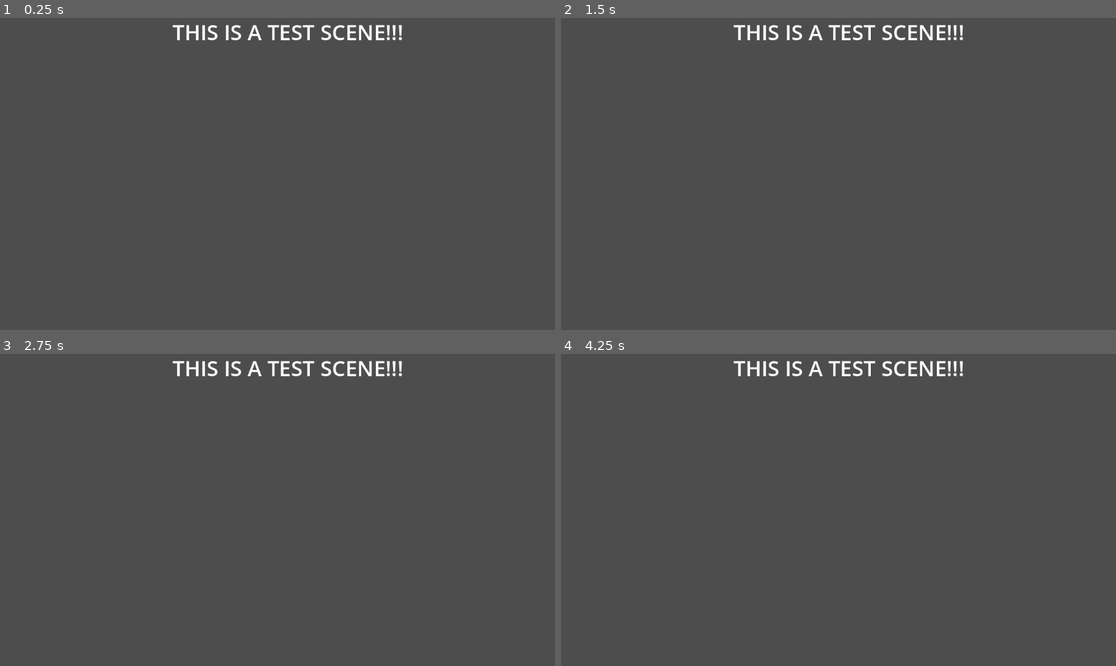
Above: before the commit, frames 1-4 (two rows, left to right).
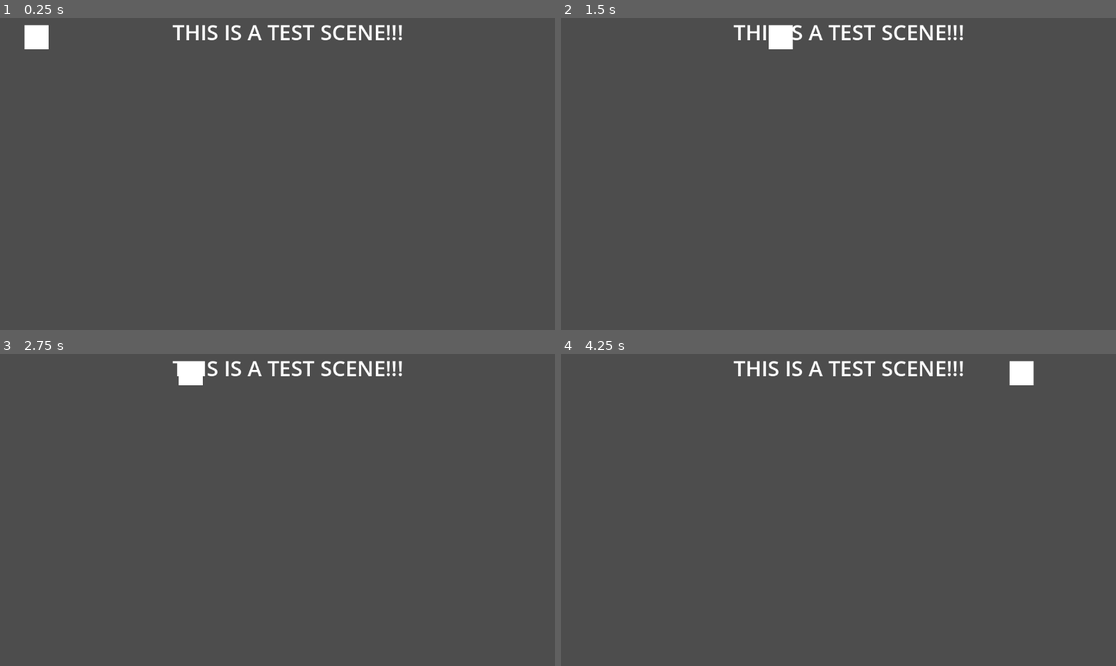
Above: after the commit, the same moments.

Repository: Thomson-Lam/LoJam24
Game: Godot game, scene res://Scenes/test_scene.tscn
Two runs of this game, one before a commit and one after it. Both use one fixed random seed, a clock stepped at 60 frames per second and the inputs below.
Inputs:
- Up to frame 1 (0.25 s): no input
- Up to frame 2 (1.5 s): tap Enter (ui_accept) at 0.5, 0.6, 0.77, 1.07, 1.35 s; hold Right (ui_right) from 0.53 s (still down)
- Up to frame 3 (2.75 s): tap Enter (ui_accept) at 1.52, 1.82, 2.1 s; release Right (ui_right) at 2.03 s; hold Left (ui_left) from 2.03 s (still down)
- Up to frame 4 (4.25 s): release Left (ui_left) at 2.78 s; hold Right (ui_right) from 2.78 s (still down); tap Enter (ui_accept) at 2.85, 3.02, 3.32, 3.6, 3.77, 4.07 s

The runs differ from the first frame. In frame 1, 0.3% of the frame differs, in the area x 4-9%, y 2-11%; in frame 2, 0.3%; in frame 3, 0.3%; in frame 4, 0.4%, in the area x 80-86%, y 2-11%.

Commit message:
Basic Player Movement

Diff:
--- a/LoJam24Game/Scenes/test_scene.tscn
+++ b/LoJam24Game/Scenes/test_scene.tscn
@@ -1,4 +1,10 @@
-[gd_scene format=3 uid="uid://dwtao6k1jgatp"]
+[gd_scene load_steps=4 format=3 uid="uid://dwtao6k1jgatp"]
+
+[ext_resource type="Script" path="res://Scripts/PlayerMovement.gd" id="1_ewv3d"]
+[ext_resource type="Texture2D" uid="uid://c3l6xhtg7dyxq" path="res://Art/White Square.png" id="2_2y6g5"]
+
+[sub_resource type="RectangleShape2D" id="RectangleShape2D_b7tq1"]
+size = Vector2(16, 16)
 
 [node name="TestScene" type="Node2D"]
 
@@ -12,3 +18,14 @@
 theme_override_font_sizes/normal_font_size = 44
 text = "THIS IS A TEST SCENE!!!"
 tab_size = 9
+
+[node name="CharacterBody2D" type="CharacterBody2D" parent="."]
+position = Vector2(76, 40)
+scale = Vector2(3.1, 3.1)
+script = ExtResource("1_ewv3d")
+
+[node name="CollisionShape2D" type="CollisionShape2D" parent="CharacterBody2D"]
+shape = SubResource("RectangleShape2D_b7tq1")
+
+[node name="Sprite2D" type="Sprite2D" parent="CharacterBody2D"]
+texture = ExtResource("2_2y6g5")
--- a/LoJam24Game/Scripts/PlayerMovement.gd
+++ b/LoJam24Game/Scripts/PlayerMovement.gd
@@ -1,30 +1,8 @@
 extends CharacterBody2D
 
-# HELLO THERE THIS IS A CHANGE IVE MADE TO THE SCRIPT!!
-# Thomson is trying to push
+var speed = 400  # speed in pixels/sec
+var direction
 
-const SPEED = 300.0
-const JUMP_VELOCITY = -400.0
-
-# Get the gravity from the project settings to be synced with RigidBody nodes.
-var gravity = ProjectSettings.get_setting("physics/2d/default_gravity")
-
-
-func _physics_process(delta):
-	# Add the gravity.
-	if not is_on_floor():
-		velocity.y += gravity * delta
-
-	# Handle Jump.
-	if Input.is_action_just_pressed("ui_accept") and is_on_floor():
-		velocity.y = JUMP_VELOCITY
-
-	# Get the input direction and handle the movement/deceleration.
-	# As good practice, you should replace UI actions with custom gameplay actions.
-	var direction = Input.get_axis("ui_left", "ui_right")
-	if direction:
-		velocity.x = direction * SPEED
-	else:
-		velocity.x = move_toward(velocity.x, 0, SPEED)
-
-	move_and_slide()
+func _process(delta):
+	direction = Input.get_vector("left", "right", "up", "down")
+	position += speed * delta * direction
--- a/LoJam24Game/project.godot
+++ b/LoJam24Game/project.godot
@@ -15,6 +15,42 @@
 config/features=PackedStringArray("4.2", "Forward Plus")
 config/icon="res://icon.svg"
 
+[display]
+
+window/vsync/vsync_mode=0
+
 [dotnet]
 
 project/assembly_name="Lo Jam 24"
+
+[input]
+
+up={
+"deadzone": 0.5,
+"events": [Object(InputEventKey,"resource_local_to_scene":false,"resource_name":"","device":-1,"window_id":0,"alt_pressed":false,"shift_pressed":false,"ctrl_pressed":false,"meta_pressed":false,"pressed":false,"keycode":0,"physical_keycode":87,"key_label":0,"unicode":119,"echo":false,"script":null)
+, Object(InputEventKey,"resource_local_to_scene":false,"resource_name":"","device":-1,"window_id":0,"alt_pressed":false,"shift_pressed":false,"ctrl_pressed":false,"meta_pressed":false,"pressed":false,"keycode":0,"physical_keycode":4194320,"key_label":0,"unicode":0,"echo":false,"script":null)
+]
+}
+down={
+"deadzone": 0.5,
+"events": [Object(InputEventKey,"resource_local_to_scene":false,"resource_name":"","device":-1,"window_id":0,"alt_pressed":false,"shift_pressed":false,"ctrl_pressed":false,"meta_pressed":false,"pressed":false,"keycode":0,"physical_keycode":83,"key_label":0,"unicode":115,"echo":false,"script":null)
+, Object(InputEventKey,"resource_local_to_scene":false,"resource_name":"","device":-1,"window_id":0,"alt_pressed":false,"shift_pressed":false,"ctrl_pressed":false,"meta_pressed":false,"pressed":false,"keycode":0,"physical_keycode":4194322,"key_label":0,"unicode":0,"echo":false,"script":null)
+]
+}
+left={
+"deadzone": 0.5,
+"events": [Object(InputEventKey,"resource_local_to_scene":false,"resource_name":"","device":-1,"window_id":0,"alt_pressed":false,"shift_pressed":false,"ctrl_pressed":false,"meta_pressed":false,"pressed":false,"keycode":0,"physical_keycode":65,"key_label":0,"unicode":97,"echo":false,"script":null)
+, Object(InputEventKey,"resource_local_to_scene":false,"resource_name":"","device":-1,"window_id":0,"alt_pressed":false,"shift_pressed":false,"ctrl_pressed":false,"meta_pressed":false,"pressed":false,"keycode":0,"physical_keycode":4194319,"key_label":0,"unicode":0,"echo":false,"script":null)
+]
+}
+right={
+"deadzone": 0.5,
+"events": [Object(InputEventKey,"resource_local_to_scene":false,"resource_name":"","device":-1,"window_id":0,"alt_pressed":false,"shift_pressed":false,"ctrl_pressed":false,"meta_pressed":false,"pressed":false,"keycode":0,"physical_keycode":68,"key_label":0,"unicode":100,"echo":false,"script":null)
+, Object(InputEventKey,"resource_local_to_scene":false,"resource_name":"","device":-1,"window_id":0,"alt_pressed":false,"shift_pressed":false,"ctrl_pressed":false,"meta_pressed":false,"pressed":false,"keycode":0,"physical_keycode":4194321,"key_label":0,"unicode":0,"echo":false,"script":null)
+]
+}
+click={
+"deadzone": 0.5,
+"events": [Object(InputEventMouseButton,"resource_local_to_scene":false,"resource_name":"","device":-1,"window_id":0,"alt_pressed":false,"shift_pressed":false,"ctrl_pressed":false,"meta_pressed":false,"button_mask":1,"position":Vector2(125, 12),"global_position":Vector2(129, 53),"factor":1.0,"button_index":1,"canceled":false,"pressed":true,"double_click":false,"script":null)
+]
+}
Binary file added: LoJam24Game/Art/White Square.png
Not shown, added: LoJam24Game/Art/White Square.png.import
